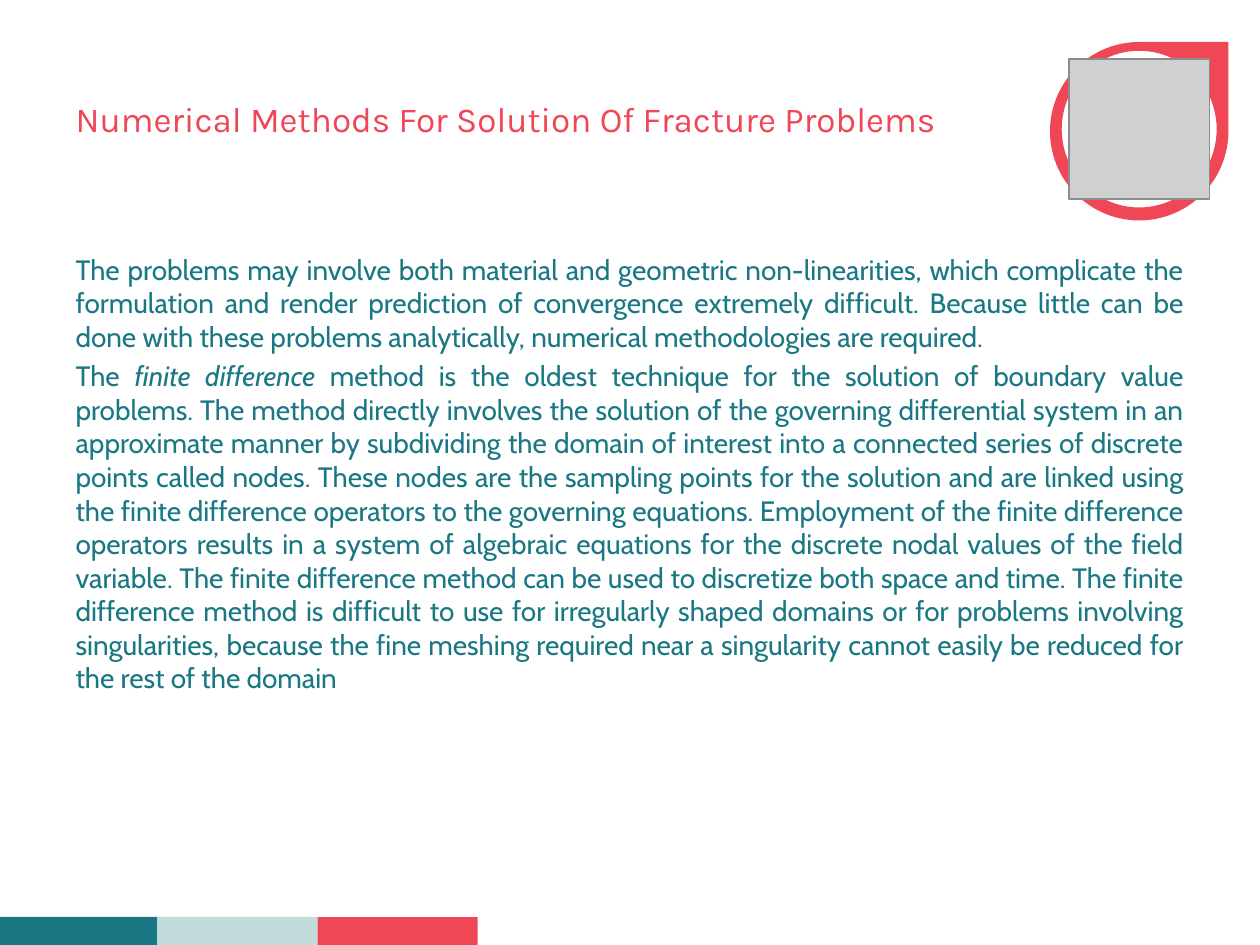
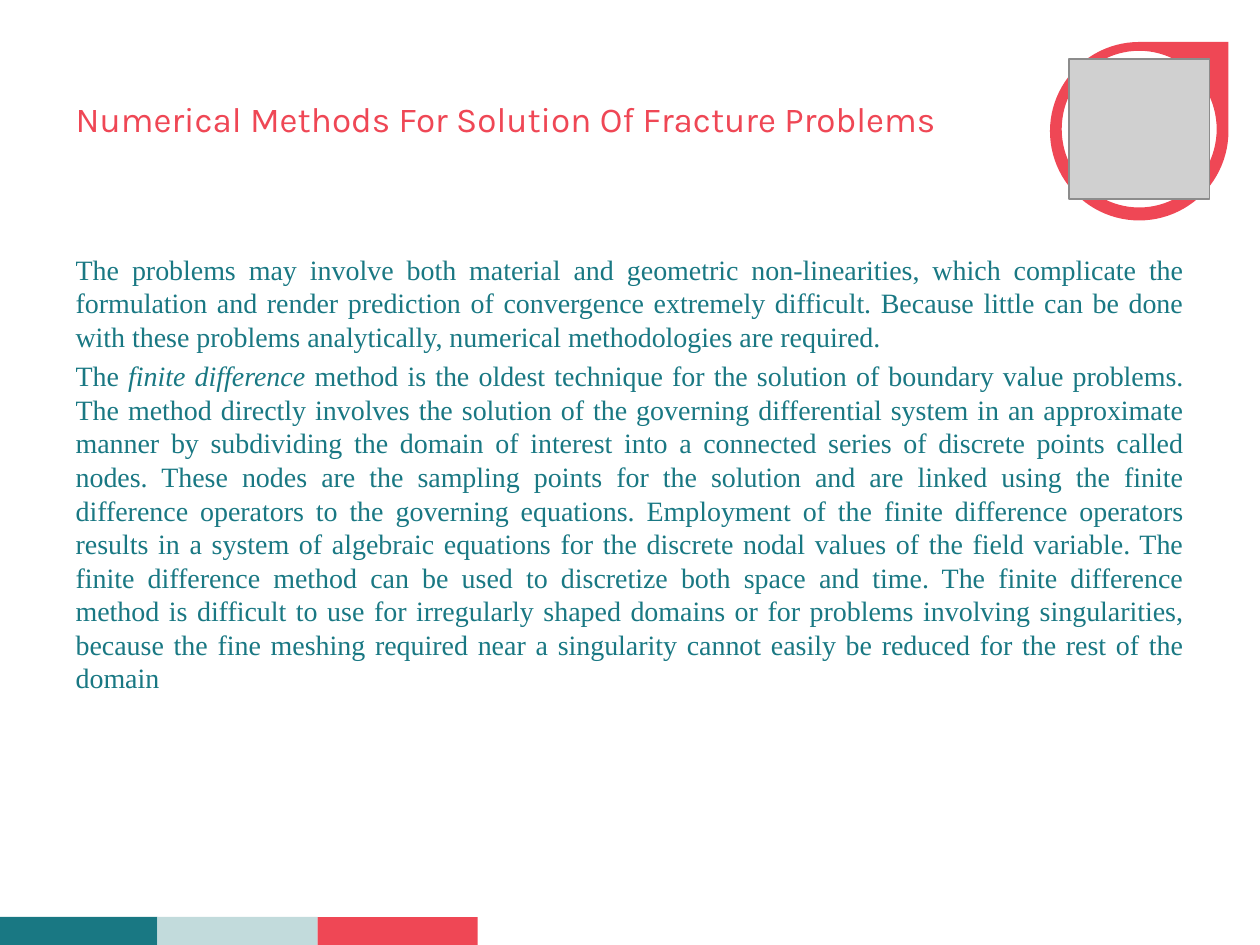
Before and after one commit to Abhinandan1996/seminar, a slide deck: slide 12 of seminar.pptx. Drawn at 1260x945 pixels with LibreOffice and Linux fonts; fonts in the diff are those of the drawing; grey boxes stand for pictures; background and template pictures are left out. Boxes give left, top, right and bottom in pixels: in the first picture for what was removed or moved away, otherwise in the second. Text is boxed around its words. In the diff, an @@ line names an element or a change of style, - is before the commit and + after.

```diff
--- a/seminar.pptx
+++ b/seminar.pptx
@@ text "The problems may involve both ..." at bbox=[76, 260, 1184, 689]: font Cabin to Times New Roman @@
```
Also in this commit, not shown: 12 other slides changed, 6 slides added, 1 slide removed, 6 other files.
